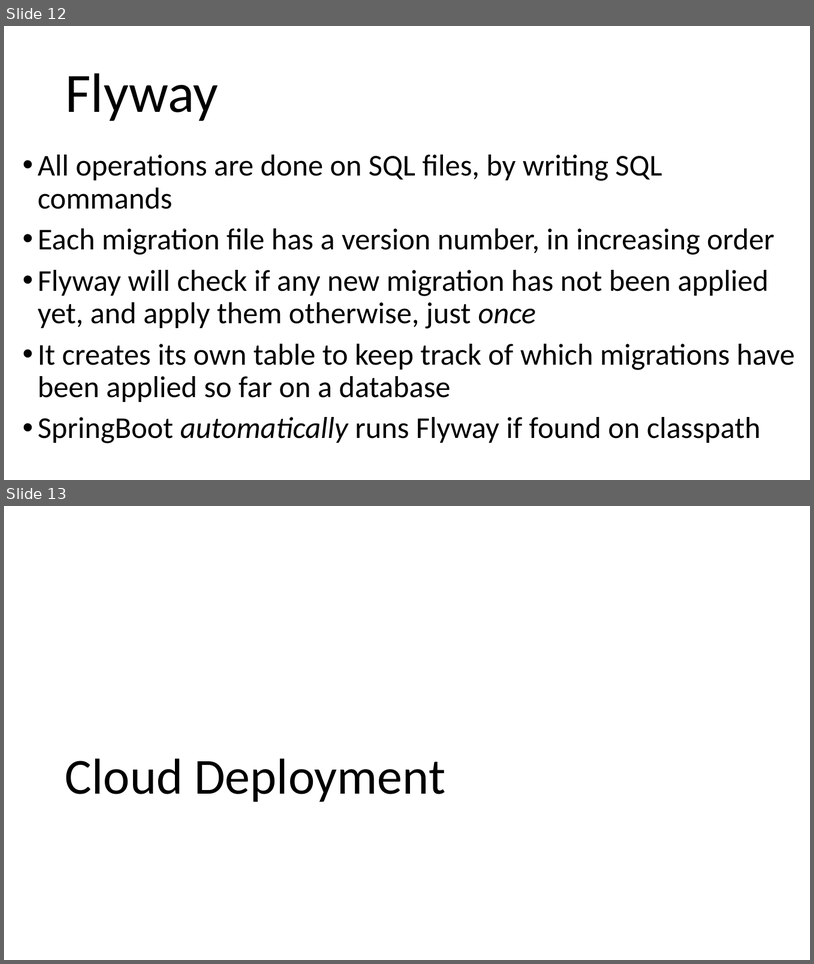
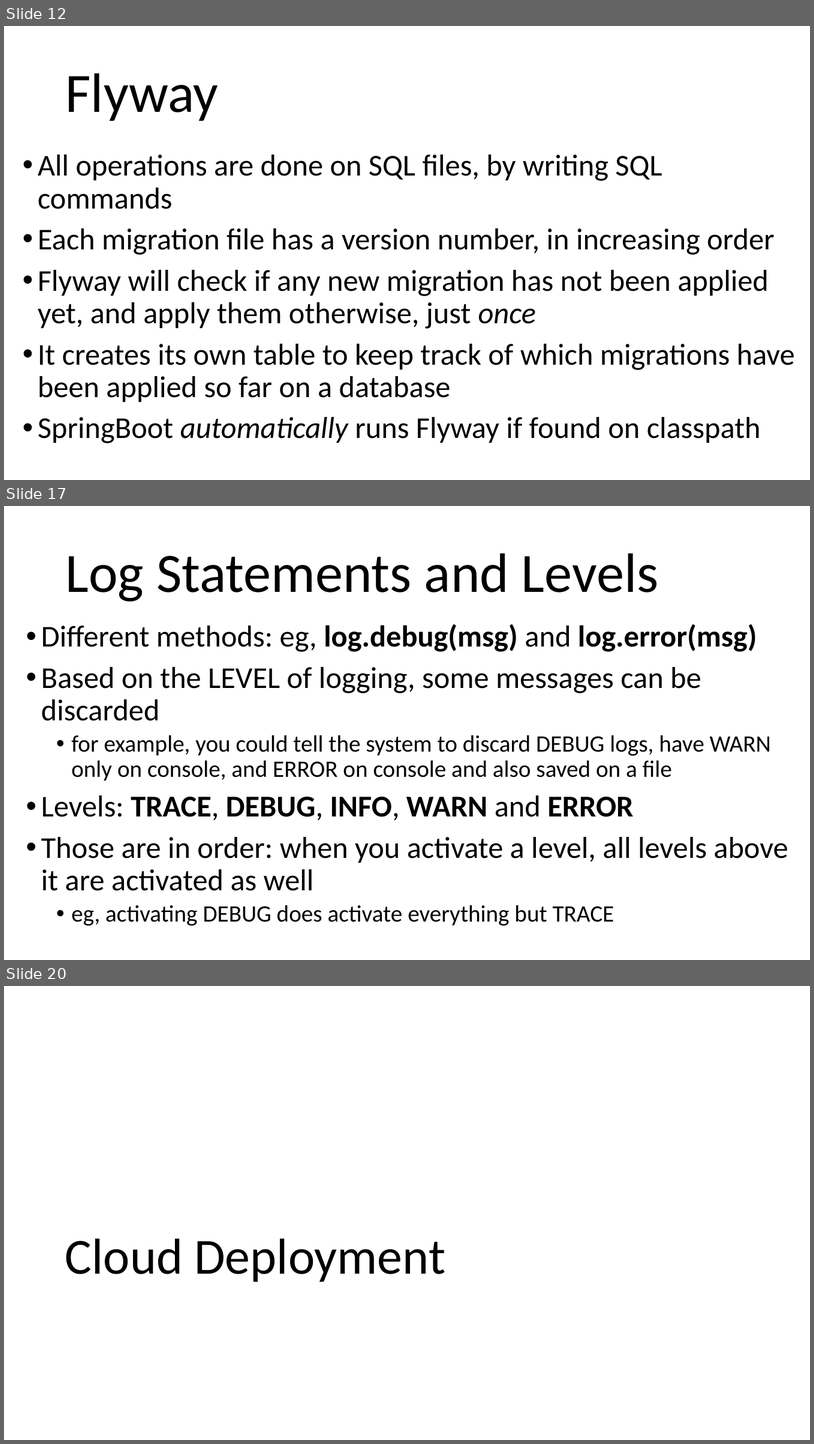
Before and after one commit to arcuri82/testing_security_development_enterprise_systems, a slide deck: doc/intro/slides/lesson_11_ci.pptx. Shown one above the other, each under a label of ours: slides 12 and 13 before the commit, slides 12, 17 and 20 after it; the slides between them are not shown. The pictures are 814x964 and 814x1444 pixels, drawn with LibreOffice and Linux fonts; fonts in the diff are those of the drawing. Boxes give left, top, right and bottom in pixels: in the first picture for what was removed or moved away, otherwise in the second. Text is boxed around its words. In the diff, an @@ line names an element or a change of style, - is before the commit and + after.

Commit message:
added slides for logging

```diff
--- a/doc/intro/slides/lesson_11_ci.pptx
+++ b/doc/intro/slides/lesson_11_ci.pptx
@@ slide 17 added at box(4, 506, 810, 960), background #FFFFFF @@
@@ title added at box(65, 553, 659, 601), 66 pt, text #000000 @@
+Log Statements and Levels
@@ text added at box(41, 624, 788, 925), 36 pt, text #000000 @@
+• Different methods: eg, log.debug(msg) and log.error(msg)
+• Based on the LEVEL of logging, some messages can be discarded
+  • for example, you could tell the system to discard DEBUG logs, have WARN only on console, and ERROR on console and also saved on a file
+• Levels: TRACE, DEBUG, INFO, WARN and ERROR
+• Those are in order: when you activate a level, all levels above it are activated as well
+  • eg, activating DEBUG does activate everything but TRACE
@@ what was slide 13 is now slide 20 @@
```
Also in this commit, not shown: 6 other slides added, 1 other file.
